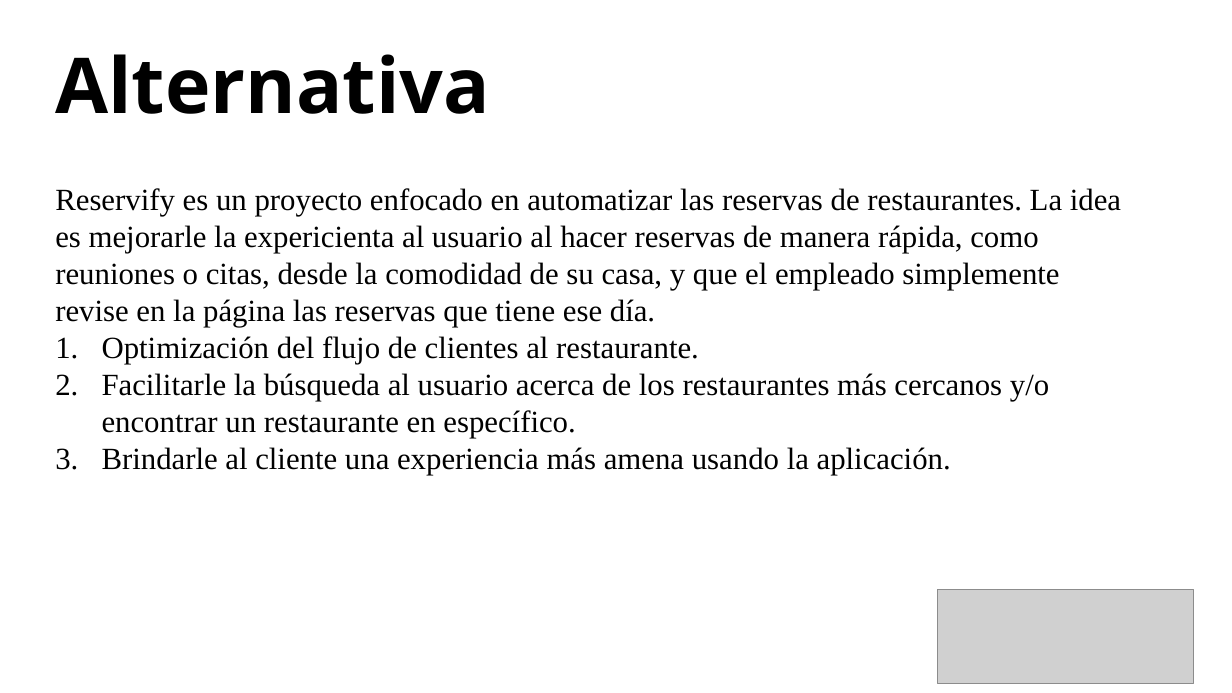
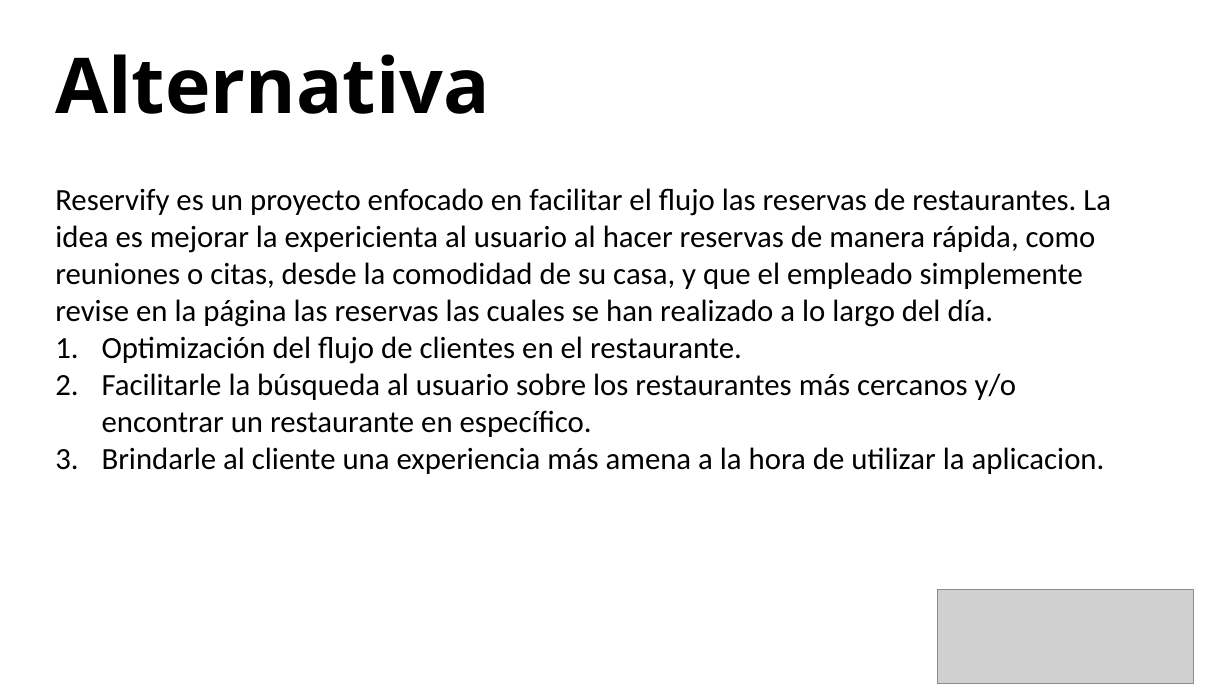
Before and after one commit to SebastianPacheco05/Reservify, a slide deck: slide 9 of docs/docs/files/GC-F-004FormatoPlantillaPresentacionPowerPointV09 (2).pptx. Drawn at 1232x693 pixels with LibreOffice and Linux fonts; fonts in the diff are those of the drawing; grey boxes stand for pictures. Boxes give left, top, right and bottom in pixels: in the first picture for what was removed or moved away, otherwise in the second. Text is boxed around its words. In the diff, an @@ line names an element or a change of style, - is before the commit and + after.

```diff
--- a/docs/docs/files/GC-F-004FormatoPlantillaPresentacionPowerPointV09 (2).pptx
+++ b/docs/docs/files/GC-F-004FormatoPlantillaPresentacionPowerPointV09 (2).pptx
@@ text at bbox=[55, 188, 1111, 474]: text changed; font Times New Roman to Calibri @@
-Reservify es un proyecto enfocado en automatizar las reservas de restaurantes. La idea es mejorarle la expericienta al usuario al hacer reservas de manera rápida, como reuniones o citas, desde la comodidad de su casa, y que el empleado simplemente revise en la página las reservas que tiene ese día.
-1. Optimización del flujo de clientes al restaurante.
-2. Facilitarle la búsqueda al usuario acerca de los restaurantes más cercanos y/o encontrar un restaurante en específico.
-3. Brindarle al cliente una experiencia más amena usando la aplicación.
+Reservify es un proyecto enfocado en facilitar el flujo las reservas de restaurantes. La idea es mejorar la expericienta al usuario al hacer reservas de manera rápida, como reuniones o citas, desde la comodidad de su casa, y que el empleado simplemente revise en la página las reservas las cuales se han realizado a lo largo del día.
+1. Optimización del flujo de clientes en el restaurante.
+2. Facilitarle la búsqueda al usuario sobre los restaurantes más cercanos y/o encontrar un restaurante en específico.
+3. Brindarle al cliente una experiencia más amena a la hora de utilizar la aplicacion.
```
Also in this commit, not shown: 3 other slides changed, 3 slides removed, 1 other file.
